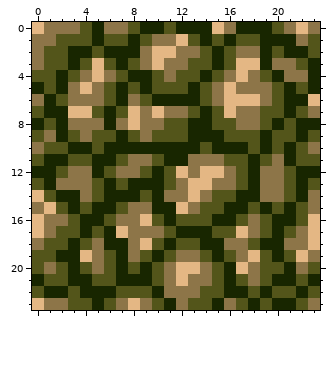
Two versions of one pixel-art sprite, Assets/Art/materials/Terrain/cobblevine.png. The first picture shows the starting point.
The file is 24x24 pixels.
The same view after the edit:
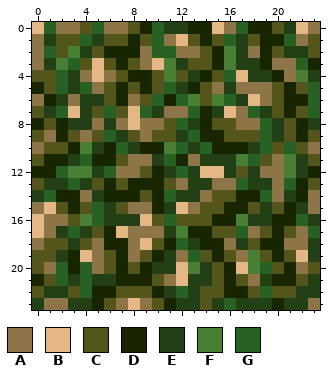
Palette (. is transparent): A #8d7548  B #e4b784  C #53551a  D #182600  E #233f15  F #497e35  G #276224
Difference:
Changed rows in their new state; - is an unchanged pixel.
first column x 0:
 0 -G---G----GEE----G---E--
 1 -E--GE----G-----GE---G--
 2 -G-FE-----GG----FE---EE-
 3 -EFG-------FE---FEE---G-
 4 --GE-------F-E--G-EE--FE
 5 --GEG------GE---E------G
 6 --E-EE----G-GF-FGE-----G
 7 -EG-E-G--GE--G-E--GE---G
 8 ---EE-E-----GE-----GE--E
 9 ------GE----EG-----GE---
10 ----FE-GE--FGEG---EG-G--
11 ---EG-----EG--EEEFG--FE-
12 --GFFEG----EGE--E-E--FE-
13 -EEGE--------EE--GEE-G--
14 EG---E-----GEE-----G-E--
15 -----GE----E-------E--E-
16 ----FGEEE--G-----FEE--GE
17 --EGE------EF----G-----G
18 ---E--------GE---E-----E
19 --E--------E-G----F----E
20 --G-G-----EE-FE---FG----
21 --GEGEE------EE----E---E
22 -EE-G------EGE-----G--EE
23 E--EE-------EE-EGEEE-EE-
